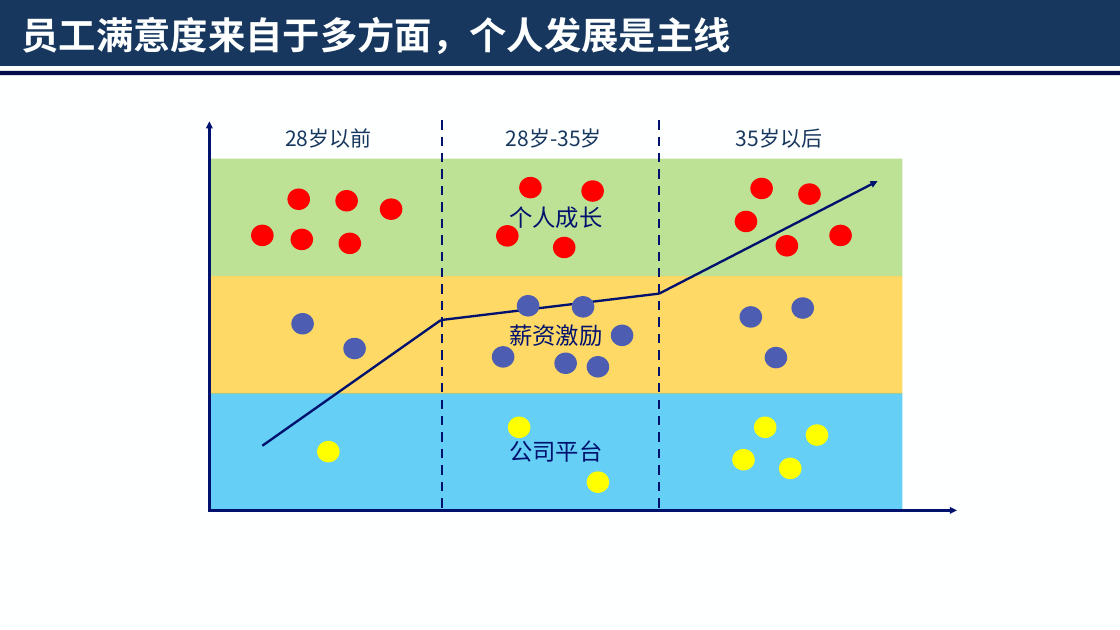
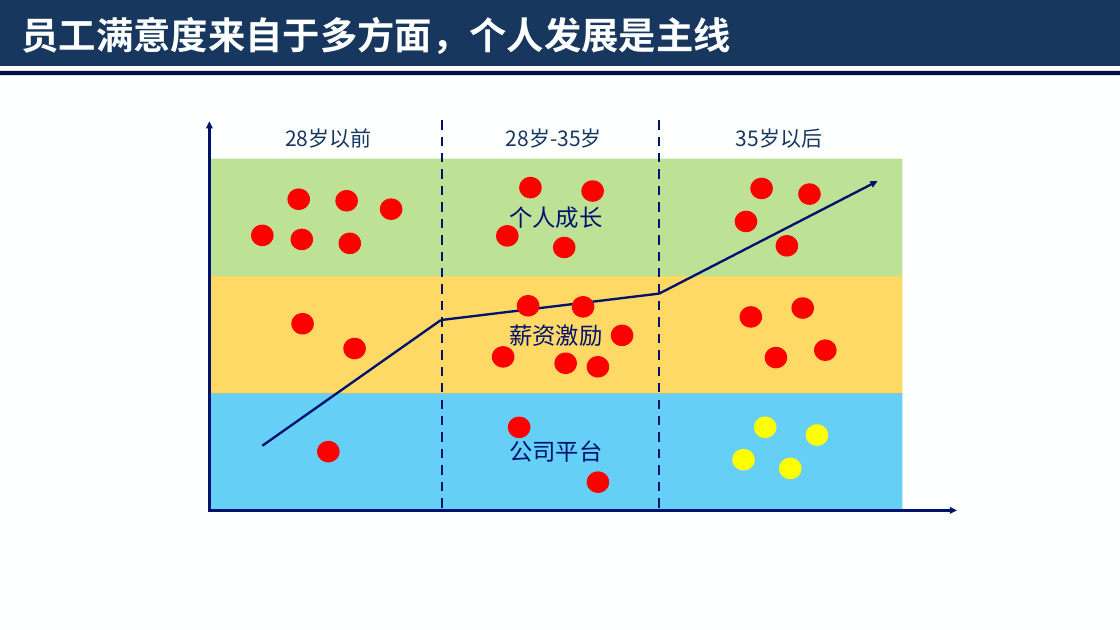
Before and after one commit to Jinzy/Primetonkb, a slide deck: slide 3 of 经验技巧总结/演讲：客户价值规划/客户价值规划.pptx. Drawn at 1120x630 pixels with LibreOffice and Linux fonts; fonts in the diff are those of the drawing; background and template pictures are left out. Boxes give left, top, right and bottom in pixels: in the first picture for what was removed or moved away, otherwise in the second. Text is boxed around its words. In the diff, an @@ line names an element or a change of style, - is before the commit and + after.

```diff
--- a/经验技巧总结/演讲：客户价值规划/客户价值规划.pptx
+++ b/经验技巧总结/演讲：客户价值规划/客户价值规划.pptx
@@ fill #4D5DB2 to #FF0000 in 11 elements at <box>292,313,314,335</box>, <box>344,338,366,360</box>, <box>517,295,539,317</box>, <box>572,296,595,318</box>, <box>611,324,634,346</box>, <box>586,356,609,378</box>, <box>555,353,577,375</box>, <box>492,346,515,368</box>, <box>739,306,762,328</box>, <box>791,297,814,319</box>, <box>765,347,787,369</box> @@
@@ ellipse: place and size @@
-ellipse at <box>829,224,852,246</box>
+ellipse at <box>814,339,837,361</box>
@@ fill #FFFF00 to #FF0000 in 3 elements at <box>317,441,339,463</box>, <box>508,417,531,439</box>, <box>586,471,609,493</box> @@
```
Also in this commit, not shown: 1 other slide changed, 9 slides added, 10 slides removed.
